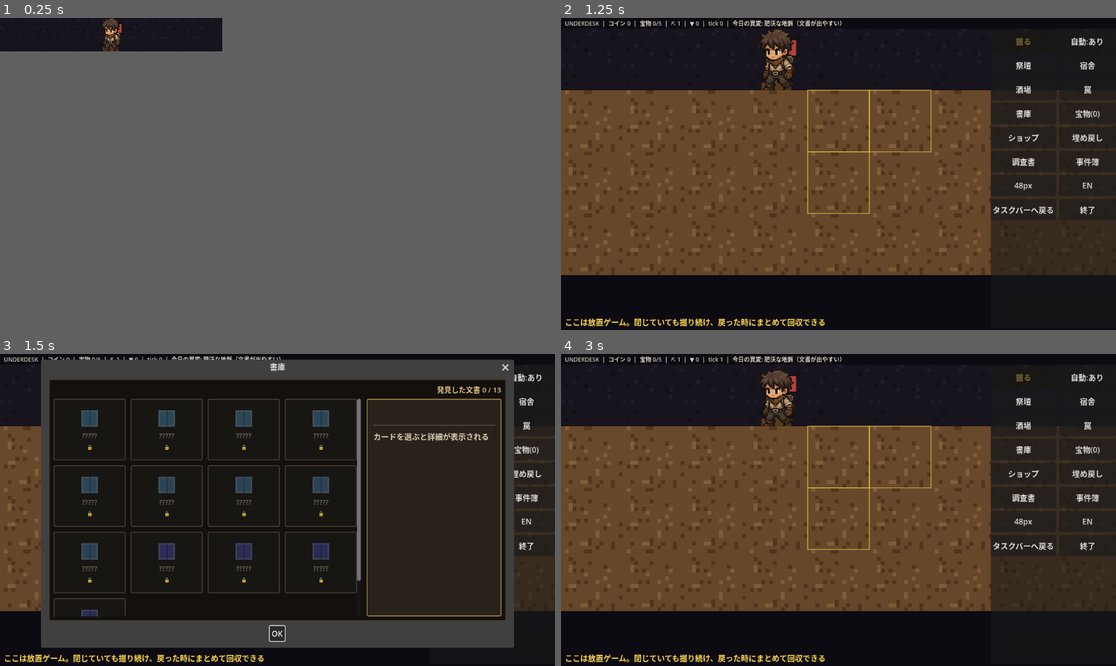
Above: before the commit, frames 1-4 (two rows, left to right).
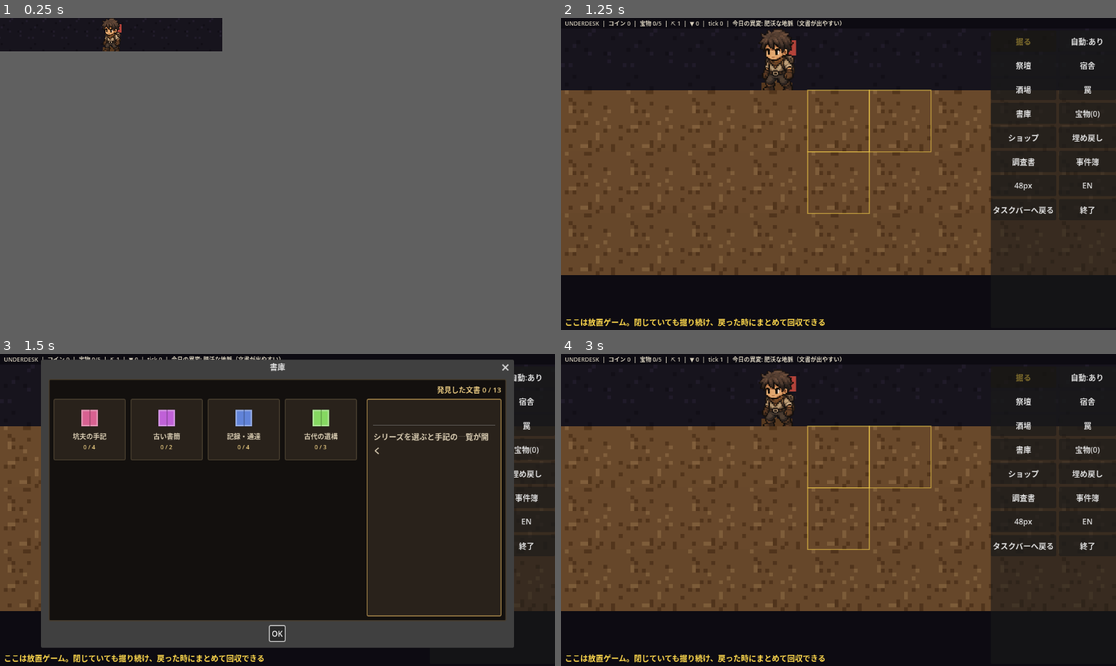
Above: after the commit, the same moments.

Repository: jinsei0604/UnderDesk
Game: Godot game, scene res://src/ui/main.tscn
Two runs of this game, one before a commit and one after it. Both use one fixed random seed, a clock stepped at 60 frames per second and the inputs below.
Inputs (mouse positions are in pixels of both pictures, inside the frame that each line leads up to):
- Up to frame 1 (0.25 s): no input
- Up to frame 2 (1.25 s): tap Enter at 0.5 s; drag from (672, 33) to (694, 27) at 0.52 s
- Up to frame 3 (1.5 s): click "書庫" at 1.25 s
- Up to frame 4 (3 s): click "宝物(0)" at 2 s; click "OK" at 2.75 s

Frames 1-2 are identical in both runs. In frame 3, 4.7% of the frame differs, in the area x 9-88%, y 14-85%; in frame 4, nothing differs.

Commit message:
Archive becomes a two-level shelf: series cards open numbered pages with blacked-out unfound slots

Diff:
--- a/data/documents/doc_001.json
+++ b/data/documents/doc_001.json
@@ -1,5 +1,6 @@
 {
 	"id": "doc_001",
 	"title_key": "DOC_001_TITLE",
-	"body_key": "DOC_001_BODY"
+	"body_key": "DOC_001_BODY",
+	"series": "journal"
 }
--- a/data/documents/doc_002.json
+++ b/data/documents/doc_002.json
@@ -1,5 +1,6 @@
 {
 	"id": "doc_002",
 	"title_key": "DOC_002_TITLE",
-	"body_key": "DOC_002_BODY"
+	"body_key": "DOC_002_BODY",
+	"series": "letters"
 }
--- a/data/documents/doc_003.json
+++ b/data/documents/doc_003.json
@@ -1,5 +1,6 @@
 {
 	"id": "doc_003",
 	"title_key": "DOC_003_TITLE",
-	"body_key": "DOC_003_BODY"
+	"body_key": "DOC_003_BODY",
+	"series": "ruins"
 }
--- a/data/documents/doc_004.json
+++ b/data/documents/doc_004.json
@@ -1,5 +1,6 @@
 {
 	"id": "doc_004",
 	"title_key": "DOC_004_TITLE",
-	"body_key": "DOC_004_BODY"
+	"body_key": "DOC_004_BODY",
+	"series": "journal"
 }
--- a/data/documents/doc_005.json
+++ b/data/documents/doc_005.json
@@ -1,5 +1,6 @@
 {
 	"id": "doc_005",
 	"title_key": "DOC_005_TITLE",
-	"body_key": "DOC_005_BODY"
+	"body_key": "DOC_005_BODY",
+	"series": "records"
 }
--- a/data/documents/doc_006.json
+++ b/data/documents/doc_006.json
@@ -1,5 +1,6 @@
 {
 	"id": "doc_006",
 	"title_key": "DOC_006_TITLE",
-	"body_key": "DOC_006_BODY"
+	"body_key": "DOC_006_BODY",
+	"series": "journal"
 }
--- a/data/documents/doc_007.json
+++ b/data/documents/doc_007.json
@@ -1,5 +1,6 @@
 {
 	"id": "doc_007",
 	"title_key": "DOC_007_TITLE",
-	"body_key": "DOC_007_BODY"
+	"body_key": "DOC_007_BODY",
+	"series": "records"
 }
--- a/data/documents/doc_008.json
+++ b/data/documents/doc_008.json
@@ -1,5 +1,6 @@
 {
 	"id": "doc_008",
 	"title_key": "DOC_008_TITLE",
-	"body_key": "DOC_008_BODY"
+	"body_key": "DOC_008_BODY",
+	"series": "letters"
 }
--- a/data/documents/doc_009.json
+++ b/data/documents/doc_009.json
@@ -1,5 +1,6 @@
 {
 	"id": "doc_009",
 	"title_key": "DOC_009_TITLE",
-	"body_key": "DOC_009_BODY"
+	"body_key": "DOC_009_BODY",
+	"series": "records"
 }
--- a/data/documents/doc_010.json
+++ b/data/documents/doc_010.json
@@ -1,5 +1,6 @@
 {
 	"id": "doc_010",
 	"title_key": "DOC_010_TITLE",
-	"body_key": "DOC_010_BODY"
+	"body_key": "DOC_010_BODY",
+	"series": "records"
 }
--- a/data/documents/doc_011.json
+++ b/data/documents/doc_011.json
@@ -1,5 +1,6 @@
 {
 	"id": "doc_011",
 	"title_key": "DOC_011_TITLE",
-	"body_key": "DOC_011_BODY"
+	"body_key": "DOC_011_BODY",
+	"series": "ruins"
 }
--- a/data/documents/doc_012.json
+++ b/data/documents/doc_012.json
@@ -1,5 +1,6 @@
 {
 	"id": "doc_012",
 	"title_key": "DOC_012_TITLE",
-	"body_key": "DOC_012_BODY"
+	"body_key": "DOC_012_BODY",
+	"series": "ruins"
 }
--- a/data/documents/doc_013.json
+++ b/data/documents/doc_013.json
@@ -1,5 +1,6 @@
 {
 	"id": "doc_013",
 	"title_key": "DOC_013_TITLE",
-	"body_key": "DOC_013_BODY"
+	"body_key": "DOC_013_BODY",
+	"series": "journal"
 }
--- /dev/null
+++ b/data/series/010_journal.json
@@ -0,0 +1,4 @@
+{
+	"id": "journal",
+	"name_key": "SERIES_JOURNAL"
+}
--- /dev/null
+++ b/data/series/020_letters.json
@@ -0,0 +1,4 @@
+{
+	"id": "letters",
+	"name_key": "SERIES_LETTERS"
+}
--- /dev/null
+++ b/data/series/030_records.json
@@ -0,0 +1,4 @@
+{
+	"id": "records",
+	"name_key": "SERIES_RECORDS"
+}
--- /dev/null
+++ b/data/series/040_ruins.json
@@ -0,0 +1,4 @@
+{
+	"id": "ruins",
+	"name_key": "SERIES_RUINS"
+}
--- /dev/null
+++ b/data/series/090_other.json
@@ -0,0 +1,4 @@
+{
+	"id": "other",
+	"name_key": "SERIES_OTHER"
+}
--- a/locale/en.csv
+++ b/locale/en.csv
@@ -113,3 +113,10 @@
 UI_PROGRESS_DOCS,Documents found %d / %d
 UI_PROGRESS_ITEMS,Treasures collected %d / %d
 UI_SELECT_HINT,Select a card to see its details.
+UI_BACK,Back
+UI_SELECT_SERIES_HINT,Choose a series to open its pages.
+SERIES_JOURNAL,A Miner's Journal
+SERIES_LETTERS,Old Letters
+SERIES_RECORDS,Records & Notices
+SERIES_RUINS,The Ancient Ruins
+SERIES_OTHER,Miscellany
--- a/locale/ja.csv
+++ b/locale/ja.csv
@@ -113,3 +113,10 @@
 UI_PROGRESS_DOCS,発見した文書 %d / %d
 UI_PROGRESS_ITEMS,収集した宝物 %d / %d
 UI_SELECT_HINT,カードを選ぶと詳細が表示される
+UI_BACK,戻る
+UI_SELECT_SERIES_HINT,シリーズを選ぶと手記の一覧が開く
+SERIES_JOURNAL,坑夫の手記
+SERIES_LETTERS,古い書簡
+SERIES_RECORDS,記録・通達
+SERIES_RUINS,古代の遺構
+SERIES_OTHER,その他
--- a/src/ui/card_dialog.gd
+++ b/src/ui/card_dialog.gd
@@ -8,6 +8,7 @@
 
 signal card_selected(id: String)
 signal action_pressed(id: String)
+signal back_pressed
 
 ## Palette shared with the survey card: aged paper in a dark cabinet.
 const COLOR_CABINET := Color(0.075, 0.065, 0.055)
@@ -27,6 +28,7 @@
 const GRID_COLUMNS: int = 4
 
 var _progress_label: Label
+var _back_button: Button
 var _grid: GridContainer
 var _detail_icon: TextureRect
 var _detail_title: Label
@@ -54,11 +56,23 @@
 	column.add_theme_constant_override("separation", 8)
 	root.add_child(column)
 
+	var header := HBoxContainer.new()
+	header.add_theme_constant_override("separation", 10)
+	column.add_child(header)
+
+	_back_button = Button.new()
+	_back_button.custom_minimum_size = Vector2(90, 34)
+	_back_button.add_theme_font_size_override("font_size", 14)
+	_back_button.visible = false
+	_back_button.pressed.connect(func() -> void: back_pressed.emit())
+	header.add_child(_back_button)
+
 	_progress_label = Label.new()
 	_progress_label.add_theme_font_size_override("font_size", 15)
 	_progress_label.add_theme_color_override("font_color", COLOR_TITLE)
 	_progress_label.horizontal_alignment = HORIZONTAL_ALIGNMENT_RIGHT
-	column.add_child(_progress_label)
+	_progress_label.size_flags_horizontal = Control.SIZE_EXPAND_FILL
+	header.add_child(_progress_label)
 
 	var body := HBoxContainer.new()
 	body.add_theme_constant_override("separation", 12)
@@ -125,6 +139,12 @@
 
 func set_progress(text: String) -> void:
 	_progress_label.text = text
+
+
+## Shows the "back to series" button on nested pages (archive shelves).
+func set_back(label: String, visible_now: bool) -> void:
+	_back_button.text = "← " + label
+	_back_button.visible = visible_now
 
 
 func clear_cards() -> void:
@@ -164,7 +184,8 @@
 	image.stretch_mode = TextureRect.STRETCH_KEEP_ASPECT_CENTERED
 	image.size_flags_horizontal = Control.SIZE_SHRINK_CENTER
 	image.texture = icon
-	image.modulate = Color(0.45, 0.42, 0.4) if locked else Color.WHITE
+	# Locked entries read as blacked-out silhouettes on a dark slot.
+	image.modulate = Color(0.16, 0.14, 0.13) if locked else Color.WHITE
 	box.add_child(image)
 
 	var name_label := Label.new()
--- a/src/ui/main.gd
+++ b/src/ui/main.gd
@@ -48,6 +48,10 @@
 var achievements: UDAchievements
 var anomalies: Array = []
 var _anomaly_by_id: Dictionary = {}
+## Document series defs (data/series/): filename order is display order.
+var doc_series: Array = []
+## "" = the series-selection shelf; otherwise the open series id.
+var _archive_series: String = ""
 var companion_defs: Array = []
 var _companion_by_id: Dictionary = {}
 var mode: Mode = Mode.DIG
@@ -131,6 +135,7 @@
 		prestige_db.all_ids(), doc_db.all_ids()
 	)
 	achievements = UDAchievements.load_default(UDPlatform.create())
+	doc_series = UDDataLoader.load_json_dir("res://data/series")
 	anomalies = UDDataLoader.load_json_dir("res://data/anomalies")
 	for anomaly: Variant in anomalies:
 		_anomaly_by_id[(anomaly as Dictionary)["id"]] = anomaly
@@ -889,6 +894,7 @@
 func _build_archive_dialog() -> void:
 	_archive_dialog = UDCardDialog.create(locale.text("UI_ARCHIVE"), false)
 	_archive_dialog.card_selected.connect(_on_archive_card_selected)
+	_archive_dialog.back_pressed.connect(_show_archive_series_shelf)
 	add_child(_archive_dialog)
 
 
@@ -1183,38 +1189,96 @@
 	_card_dialog.popup_centered()
 
 
-## The archive shows the whole catalogue (reference: 手記一覧): found
-## documents as parchment cards, the rest locked as ????? so the player
-## always sees how much of the story is still underground.
+## Two-level archive (user request 2026-07-12): the shelf shows one card
+## per series (メインストーリー / 外伝 …, data/series/); opening a series
+## lists its documents in number order, unfound ones blacked out as ?????.
 func _open_archive() -> void:
 	if settings.resident_mode:
 		# Documents are unreadable in a 48px strip: expand first.
 		_expand()
+	_show_archive_series_shelf()
+	_archive_dialog.popup_centered()
+
+
+func _series_doc_ids(series_id: String) -> Array[String]:
+	var ids: Array[String] = []
+	for doc_id in doc_db.all_ids():
+		if str(doc_db.get_doc(doc_id).get("series", "other")) == series_id:
+			ids.append(doc_id)
+	return ids
+
+
+func _show_archive_series_shelf() -> void:
+	_archive_series = ""
+	_archive_dialog.clear_cards()
+	for def: Variant in doc_series:
+		var series := def as Dictionary
+		var series_id := str(series["id"])
+		var doc_ids := _series_doc_ids(series_id)
+		if doc_ids.is_empty():
+			continue
+		var found := 0
+		var has_unread := false
+		for doc_id in doc_ids:
+			if sim.discovered_documents.has(doc_id):
+				found += 1
+			if unread_docs.has(doc_id):
+				has_unread = true
+		var subtitle := "%d / %d" % [found, doc_ids.size()]
+		if has_unread:
+			subtitle += " ✦"
+		_archive_dialog.add_card(
+			series_id, locale.text(series["name_key"]), subtitle,
+			art.icon_or_placeholder("series_%s" % series_id, series_id, "book"),
+			false
+		)
+	_archive_dialog.set_back(locale.text("UI_BACK"), false)
+	_archive_dialog.set_progress(locale.text("UI_PROGRESS_DOCS") % [
+		sim.discovered_documents.size(), doc_db.count(),
+	])
+	_archive_dialog.show_detail("", locale.text("UI_SELECT_SERIES_HINT"), null)
+
+
+func _show_archive_series(series_id: String) -> void:
+	_archive_series = series_id
 	var fresh := unread_docs.duplicate()
 	_archive_dialog.clear_cards()
-	for doc_id in doc_db.all_ids():
-		var found := sim.discovered_documents.has(doc_id)
+	var found := 0
+	var doc_ids := _series_doc_ids(series_id)
+	for doc_id in doc_ids:
+		var is_found := sim.discovered_documents.has(doc_id)
+		if is_found:
+			found += 1
 		var doc := doc_db.get_doc(doc_id)
 		var subtitle := _doc_number_label(doc_id)
 		if fresh.has(doc_id):
 			subtitle += " ✦"
-		var icon := art.icon_or_placeholder(doc_id, doc_id, "book")
 		_archive_dialog.add_card(
-			doc_id, locale.text(doc["title_key"]) if found else "",
-			subtitle, icon, not found
+			doc_id, locale.text(doc["title_key"]) if is_found else "",
+			subtitle, art.icon_or_placeholder(doc_id, doc_id, "book"),
+			not is_found
 		)
-	_archive_dialog.set_progress(locale.text("UI_PROGRESS_DOCS") % [
-		sim.discovered_documents.size(), doc_db.count(),
-	])
+		# Entering the shelf marks this series' pages as read.
+		unread_docs.erase(doc_id)
+	_refresh_archive_button()
+	var series_name := series_id
+	for def: Variant in doc_series:
+		if str((def as Dictionary)["id"]) == series_id:
+			series_name = locale.text((def as Dictionary)["name_key"])
+			break
+	_archive_dialog.set_back(locale.text("UI_BACK"), true)
+	_archive_dialog.set_progress("%s   %d / %d" % [series_name, found, doc_ids.size()])
 	_archive_dialog.show_detail("", locale.text("UI_SELECT_HINT"), null)
-	unread_docs.clear()
-	_refresh_archive_button()
-	# Open on the newest unread page, else the first found one.
-	var select_id := str(fresh[0]) if not fresh.is_empty() \
-		else _archive_dialog.first_unlocked_id()
+	# Open on the newest unread page in this series, else the first found.
+	var select_id := ""
+	for doc_id in doc_ids:
+		if fresh.has(doc_id):
+			select_id = doc_id
+			break
+	if select_id == "":
+		select_id = _archive_dialog.first_unlocked_id()
 	if select_id != "":
 		_archive_dialog.select_card(select_id)
-	_archive_dialog.popup_centered()
 
 
 ## doc_007 -> "No.7" (matches the reference catalogue numbering).
@@ -1227,12 +1291,15 @@
 	return ("No.%d" % int(digits)) if digits != "" else doc_id
 
 
-func _on_archive_card_selected(doc_id: String) -> void:
-	var doc := doc_db.get_doc(doc_id)
+func _on_archive_card_selected(card_id: String) -> void:
+	if _archive_series == "":
+		_show_archive_series(card_id)
+		return
+	var doc := doc_db.get_doc(card_id)
 	_archive_dialog.show_detail(
 		locale.text(doc["title_key"]),
 		locale.text(doc["body_key"]),
-		art.icon_or_placeholder(doc_id, doc_id, "book")
+		art.icon_or_placeholder(card_id, card_id, "book")
 	)
 
 
--- a/tests/core/test_data_files.gd
+++ b/tests/core/test_data_files.gd
@@ -62,6 +62,27 @@
 					"%s condition key %s is known" % [doc_id, key])
 
 
+func test_document_series_cross_reference() -> void:
+	# Every document belongs to a defined series (data/series/), every
+	# series translates, and no series shelf is empty in the archive.
+	var series_defs := UDDataLoader.load_json_dir("res://data/series")
+	assert_gt(series_defs.size(), 0)
+	var series_ids: Array[String] = []
+	var ja := UDLocale.load_locale("ja")
+	var en := UDLocale.load_locale("en")
+	for def: Variant in series_defs:
+		var series := def as Dictionary
+		series_ids.append(str(series["id"]))
+		for locale: UDLocale in [ja, en]:
+			assert_ne(locale.text(series["name_key"]), series["name_key"],
+				"%s name translated" % series["id"])
+	var docs := UDDocumentDB.load_from_dir("res://data/documents")
+	for doc_id in docs.all_ids():
+		var series_id := str(docs.get_doc(doc_id).get("series", "other"))
+		assert_true(series_id in series_ids,
+			"%s series %s is defined" % [doc_id, series_id])
+
+
 func test_strata_document_ids_exist() -> void:
 	var docs := UDDocumentDB.load_from_dir("res://data/documents")
 	var strata_defs := UDDataLoader.load_json_dir("res://data/strata")
Binary file changed: locale/en.text.translation
Binary file changed: locale/ja.text.translation
